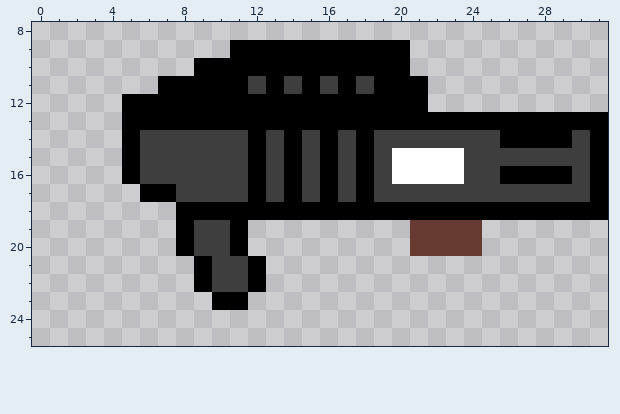
Two states of a pixel-art file, Resources/Images/Weapons/shotgun_pickup.ase. The first picture shows the starting point.
32x32 pixels, 1 frame. Shown: x 0..31, y 8..25.
The result:
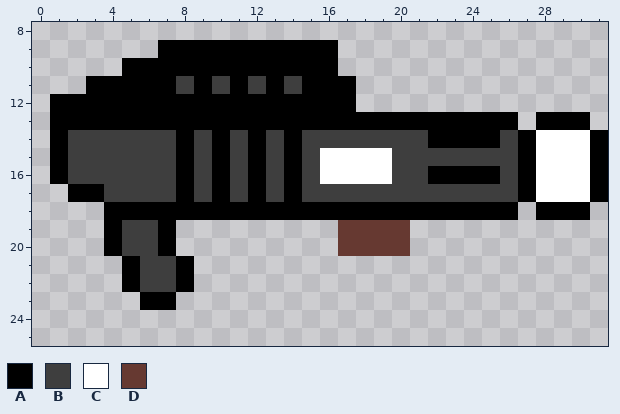
Palette (. is transparent): A #000000  B #3e3e3e  C #ffffff  D #663931
Edits made:
Changed rows in their new state; - is an unchanged pixel.
first column x 1:
 9 ------AAAA------....-----------
10 ----AAAA--------....-----------
11 --AAAA-B-B-----A-....----------
12 AAAA-------------....----------
13 AAAA----------------------.---.
14 ABBBB--A-A-----B-B---AAAAB-CCC-
15 ABBBB--A-A-----CCCCBBBB---ACCC-
16 ABBBB--A-A-----CCCCBBAAAAB-CCC-
17 -AABBBBA-A-----B-B--------ACCC-
18 ---AAAA-------------------.---.
19 ---ABBA....-----DDDD....-------
20 ---ABBA....-----DDDD....-------
21 ----ABBA....-------------------
22 ----ABBA....-------------------
23 -----AA--..--------------------
Where, in picture pixels (left, top, right, bottom), the same in both pictures:
changed: (50, 40, 608, 310)
